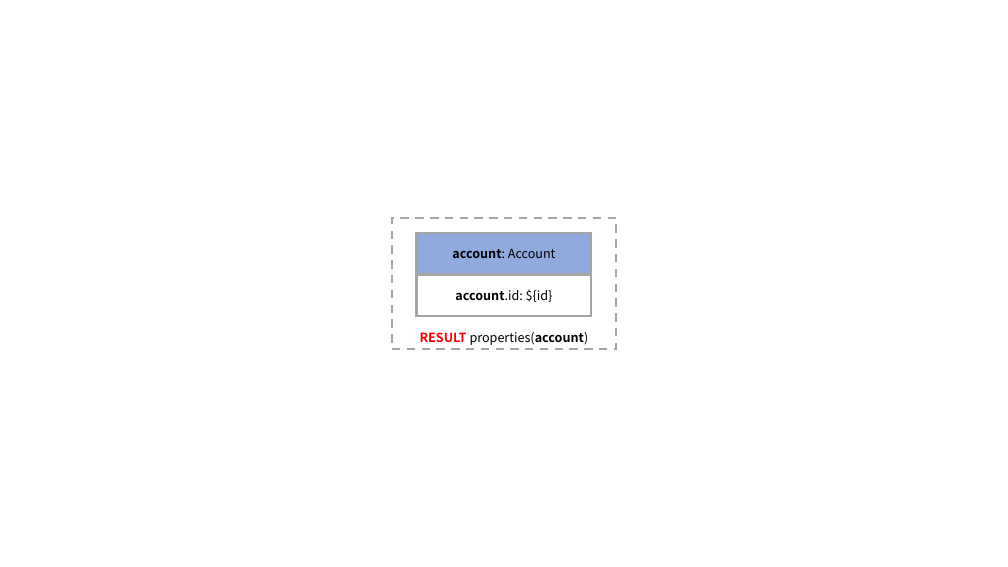
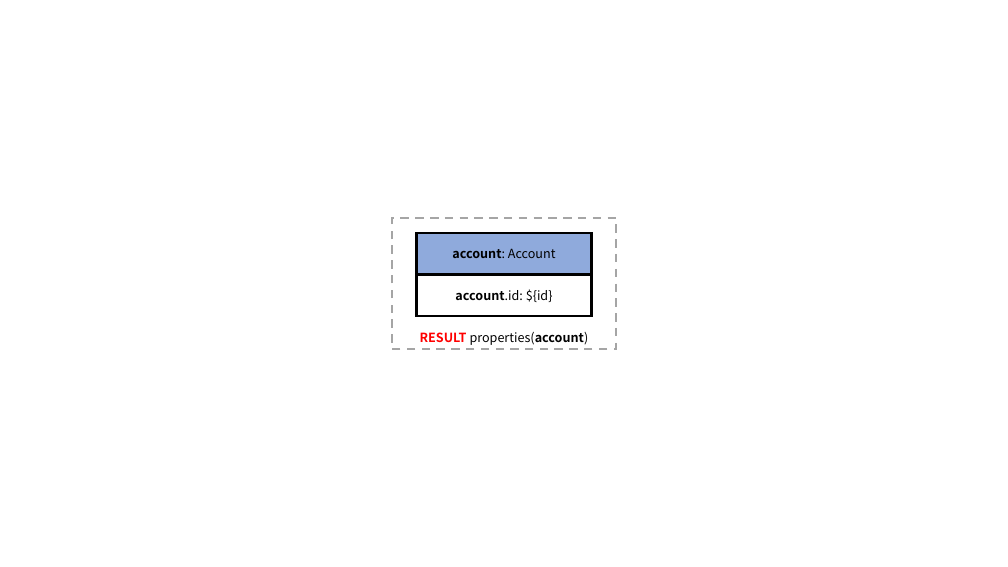
Before and after one commit to ldbc/ldbc_finbench_docs, a slide deck: slide 1 of patterns/transaction-simple-read.pptx. Drawn at 1008x567 pixels with LibreOffice and Linux fonts; fonts in the diff are those of the drawing. Boxes give left, top, right and bottom in pixels: in the first picture for what was removed or moved away, otherwise in the second. Text is boxed around its words. In the diff, an @@ line names an element or a change of style, - is before the commit and + after.

```diff
--- a/patterns/transaction-simple-read.pptx
+++ b/patterns/transaction-simple-read.pptx
@@ rectangle "account: Account" at (417,233,592,274): outline #A5A5A5 2 pt to #000000 2 pt @@
@@ rectangle "account.id: ${id}" at (417,274,592,316): outline #A5A5A5 2 pt to #000000 2 pt @@
```
Also in this commit, not shown: 2 other files.
